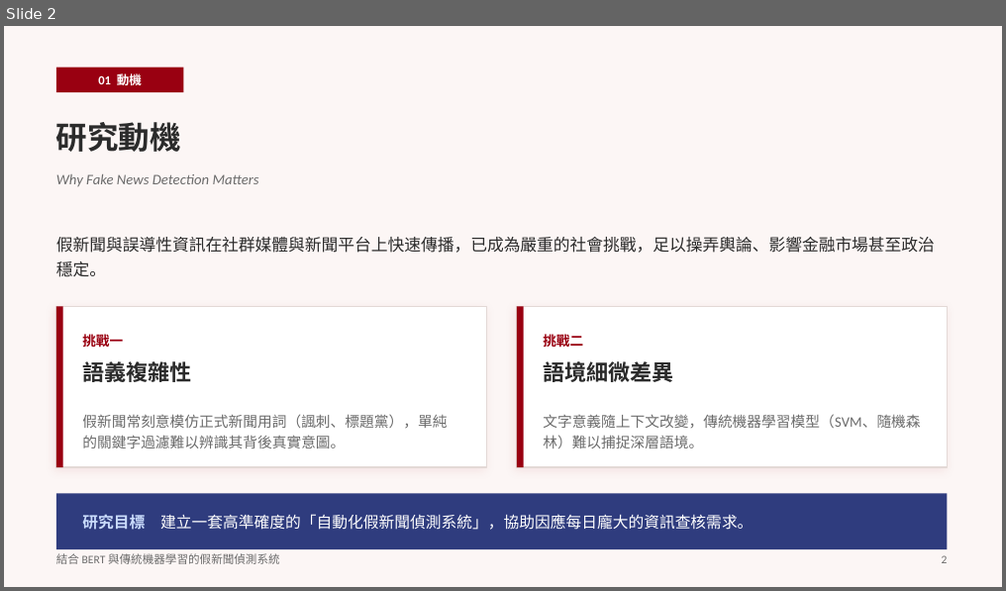
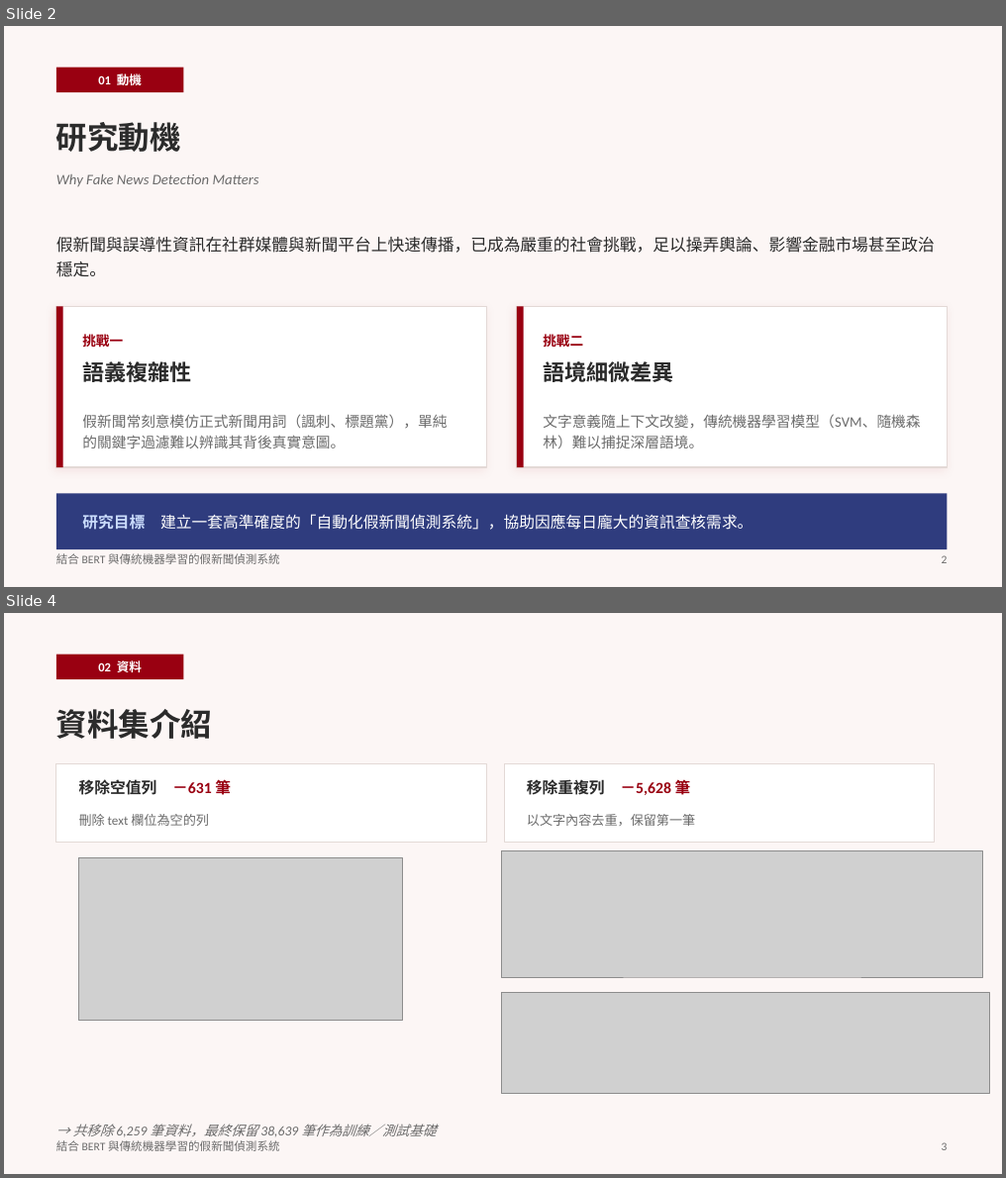
Before and after one commit to IanChen611/114-2-NLP-Fake-News, a slide deck: document/假新聞偵測系統實驗報告.pptx. Shown one above the other, each under a label of ours: slide 2 before the commit, slides 2 and 4 after it; the slides between them are not shown. The pictures are 1006x591 and 1006x1178 pixels, drawn with LibreOffice and Linux fonts; fonts in the diff are those of the drawing; grey boxes stand for pictures. Boxes give left, top, right and bottom in pixels: in the first picture for what was removed or moved away, otherwise in the second. Text is boxed around its words. In the diff, an @@ line names an element or a change of style, - is before the commit and + after.

```diff
--- a/document/假新聞偵測系統實驗報告.pptx
+++ b/document/假新聞偵測系統實驗報告.pptx
@@ slide 4 added at (4,613,1002,1174), background #FCF6F5 @@
@@ rectangle added at (56,655,183,679), fill #990011 @@
@@ text added at (98,661,142,672), 12 pt, text #FFFFFF, bold @@
+02 資料
@@ text added at (56,709,212,739), 30 pt, text #2B2B2B, bold @@
+資料集介紹
@@ rectangle added at (56,764,487,843), fill #FFFFFF, outline #E3D9D6 1 pt @@
@@ text added at (79,779,231,795), 15 pt, text #2B2B2B, bold @@
+移除空值列 －631 筆
@@ rectangle added at (504,764,935,843), fill #FFFFFF, outline #E3D9D6 1 pt @@
@@ text added at (527,780,691,795), 15 pt, text #990011, bold @@
+移除重複列 －5,628 筆
@@ text added at (79,814,209,826), 12.5 pt, text #6B6B6B @@
+刪除 text 欄位為空的列
@@ text added at (527,814,695,826), 12.5 pt, text #6B6B6B @@
+以文字內容去重，保留第一筆
@@ picture added at (79,859,402,1021) @@
@@ picture added at (502,852,983,977) @@
@@ picture added at (502,992,990,1093) @@
@@ text added at (56,1141,280,1152), 11 pt, text #6B6B6B @@
+結合 BERT 與傳統機器學習的假新聞偵測系統
@@ text added at (73,1124,436,1138), 13 pt, text #6B6B6B, italic @@
+→ 共移除 6,259 筆資料，最終保留 38,639 筆作為訓練／測試基礎
@@ text added at (942,1143,947,1151), 11 pt, text #6B6B6B @@
+3
```
Also in this commit, not shown: 4 slides changed, 3 other slides added, 1 other file.
